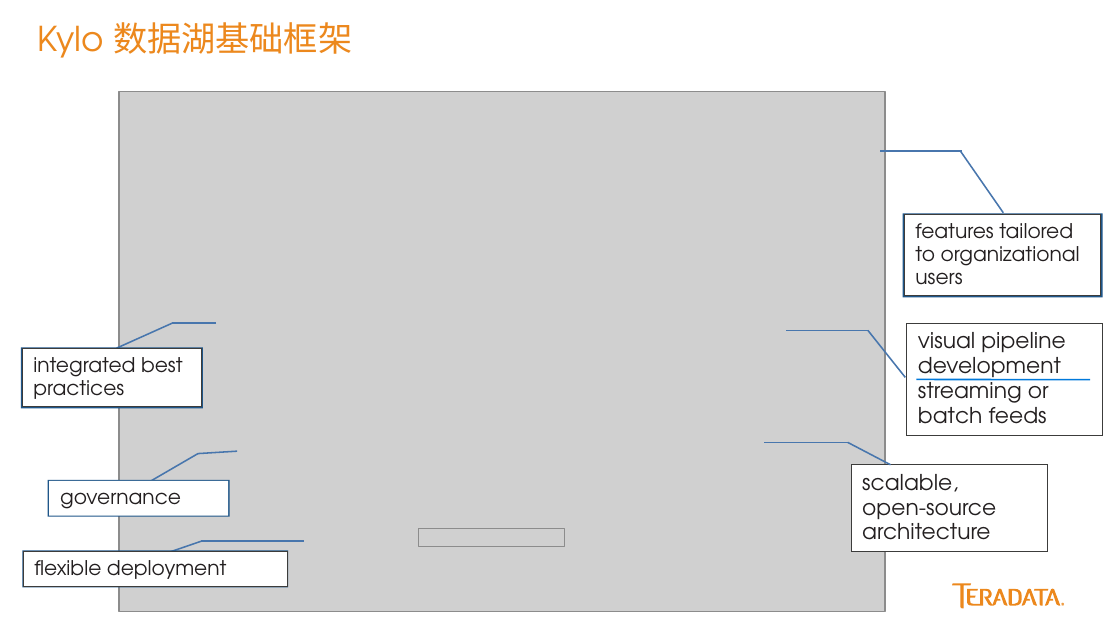
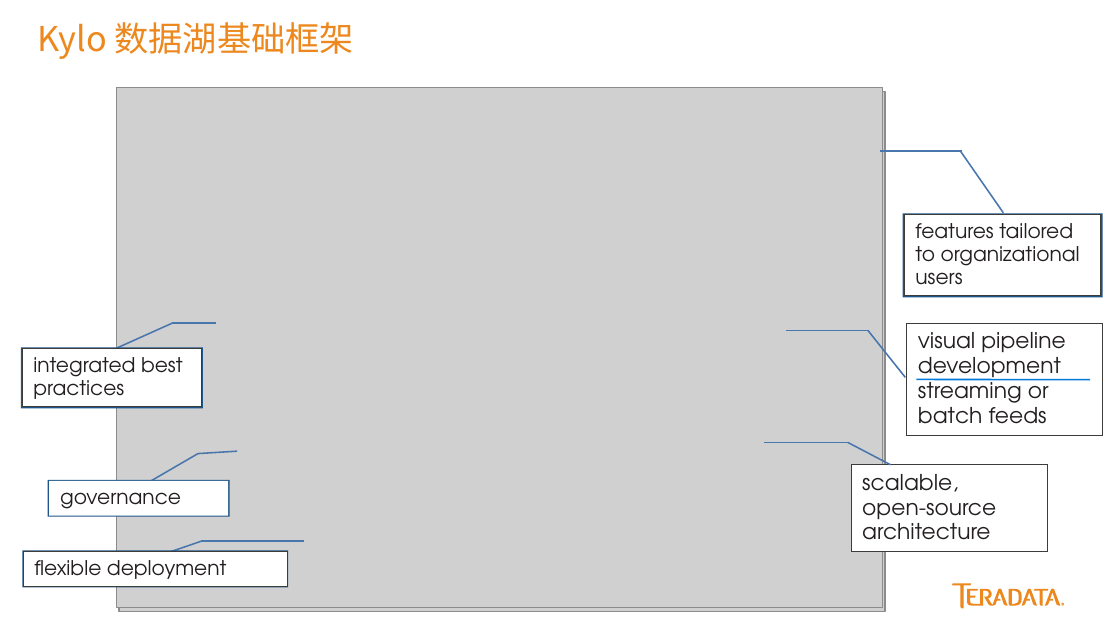
Before and after one commit to yaoran2000/MyTeradata, a slide deck: slide 9 of slides/Kylo配置与使用.pptx (slide 10 before the commit). Drawn at 1120x630 pixels with LibreOffice and Linux fonts; fonts in the diff are those of the drawing; grey boxes stand for pictures. Boxes give left, top, right and bottom in pixels: in the first picture for what was removed or moved away, otherwise in the second. Text is boxed around its words. In the diff, an @@ line names an element or a change of style, - is before the commit and + after.

Commit message:
Kylo Update Introduction

```diff
--- a/slides/Kylo配置与使用.pptx
+++ b/slides/Kylo配置与使用.pptx
@@ text "Kylo 数据湖基础框架" at box(38, 22, 354, 59): font TeX Gyre Adventor to Noto Sans CJK SC @@
@@ picture added at box(116, 87, 883, 607) @@
@@ picture removed at box(418, 529, 564, 547) @@
```
Also in this commit, not shown: 6 other slides changed, 1 slide added, 2 slides removed.
